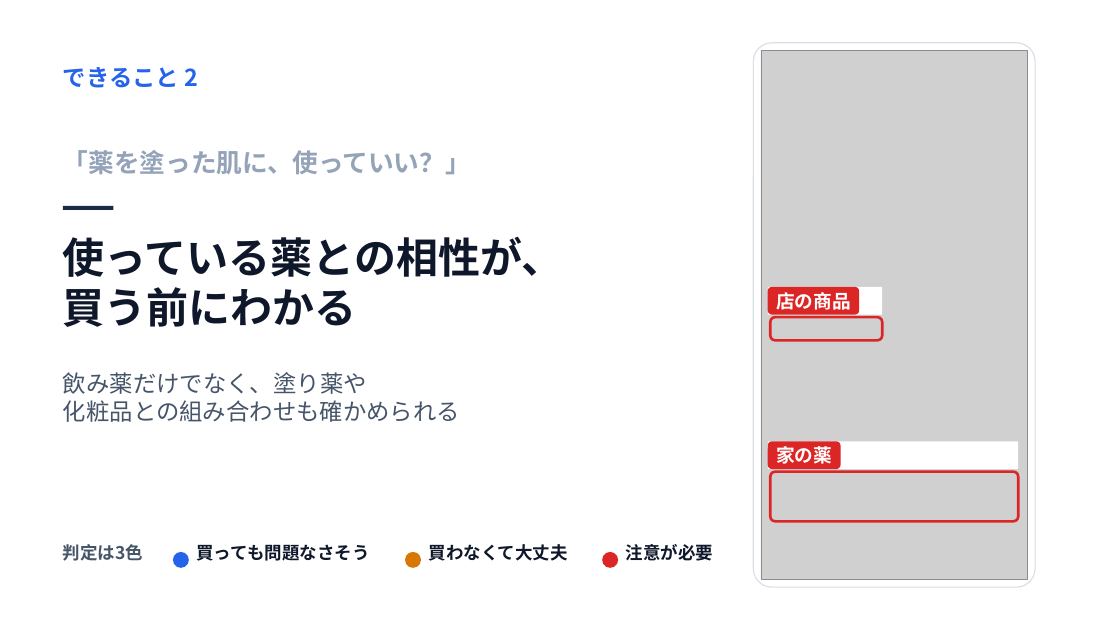
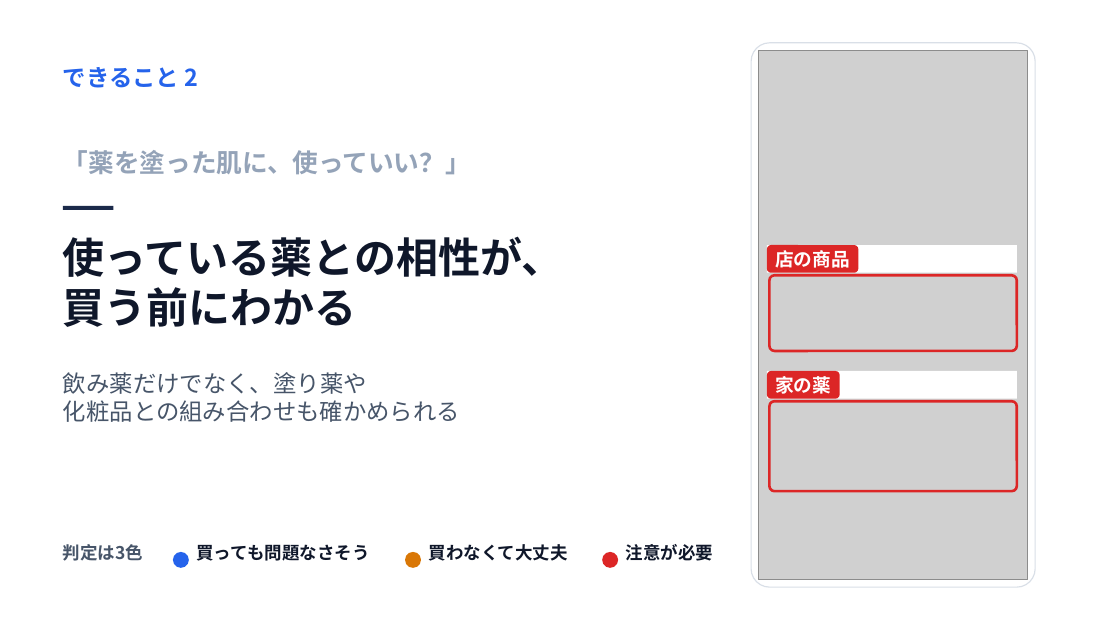
Before and after one commit to John-Frusciante/overlai, a slide deck: slide 6 of docs/ピッチ/Overlai_本選ピッチ.pptx. Drawn at 1120x630 pixels with LibreOffice and Linux fonts; fonts in the diff are those of the drawing; grey boxes stand for pictures. Boxes give left, top, right and bottom in pixels: in the first picture for what was removed or moved away, otherwise in the second. Text is boxed around its words. In the diff, an @@ line names an element or a change of style, - is before the commit and + after.

```diff
--- a/docs/ピッチ/Overlai_本選ピッチ.pptx
+++ b/docs/ピッチ/Overlai_本選ピッチ.pptx
@@ rounded rectangle "店の商品": place and size @@
-rounded rectangle "店の商品" at [768, 287, 860, 315]
+rounded rectangle "店の商品" at [767, 245, 859, 273]
@@ rectangle: place and size @@
-rectangle at [768, 287, 882, 315]
+rectangle at [767, 245, 1017, 273]
@@ proportions changed in 3 elements at [751, 43, 1035, 587], [770, 402, 1017, 492], [770, 276, 1017, 351] @@
@@ rounded rectangle: place and size @@
-rounded rectangle at [770, 318, 882, 341]
+rounded rectangle at [770, 276, 1017, 351]
@@ rounded rectangle "家の薬": place and size @@
-rounded rectangle "家の薬" at [768, 441, 841, 469]
+rounded rectangle "家の薬" at [767, 371, 840, 399]
@@ rectangle: place and size @@
-rectangle at [768, 441, 1018, 469]
+rectangle at [767, 371, 1017, 399]
@@ rounded rectangle: place and size @@
-rounded rectangle at [770, 471, 1018, 521]
+rounded rectangle at [770, 402, 1017, 492]
```
Also in this commit, not shown: 1 other slide changed, 8 other files.
